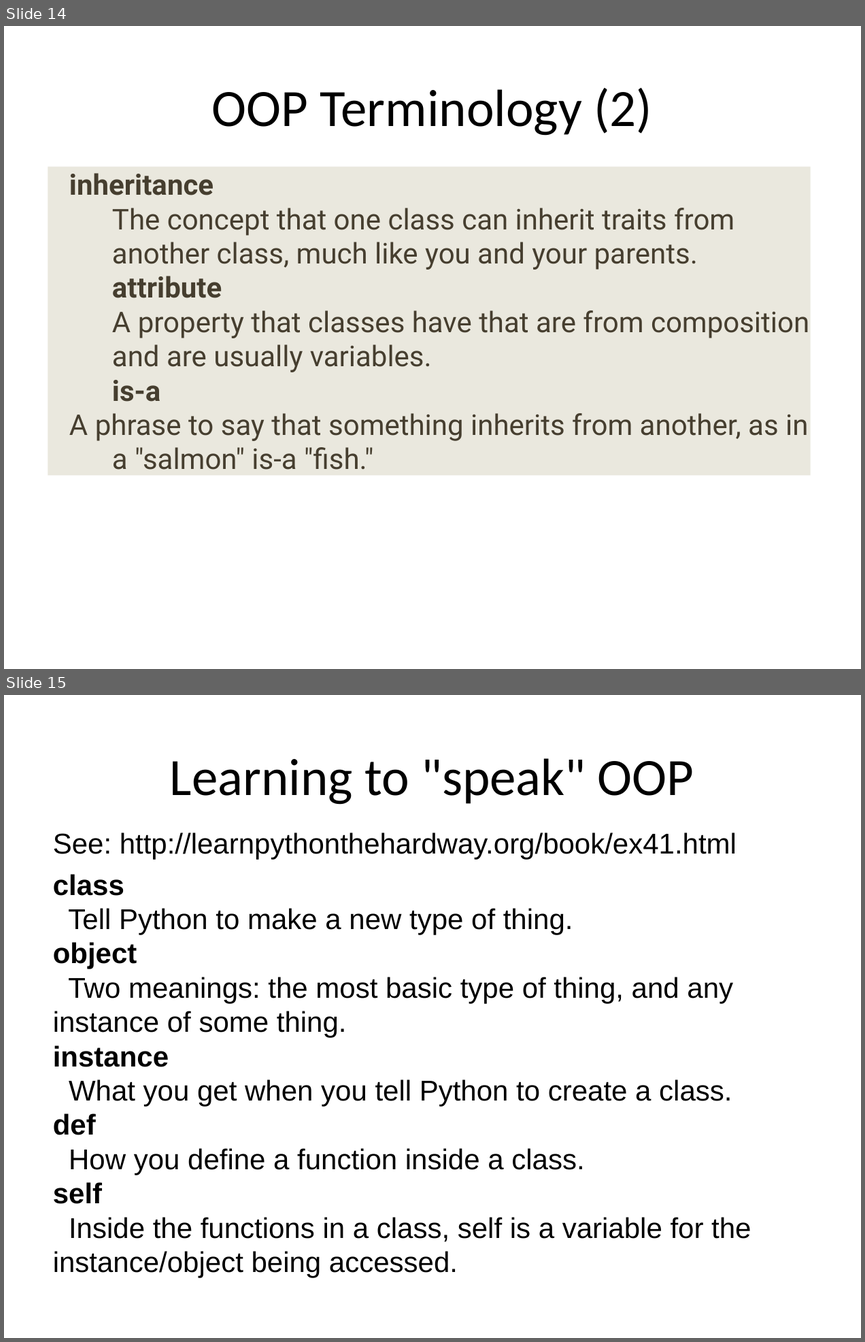
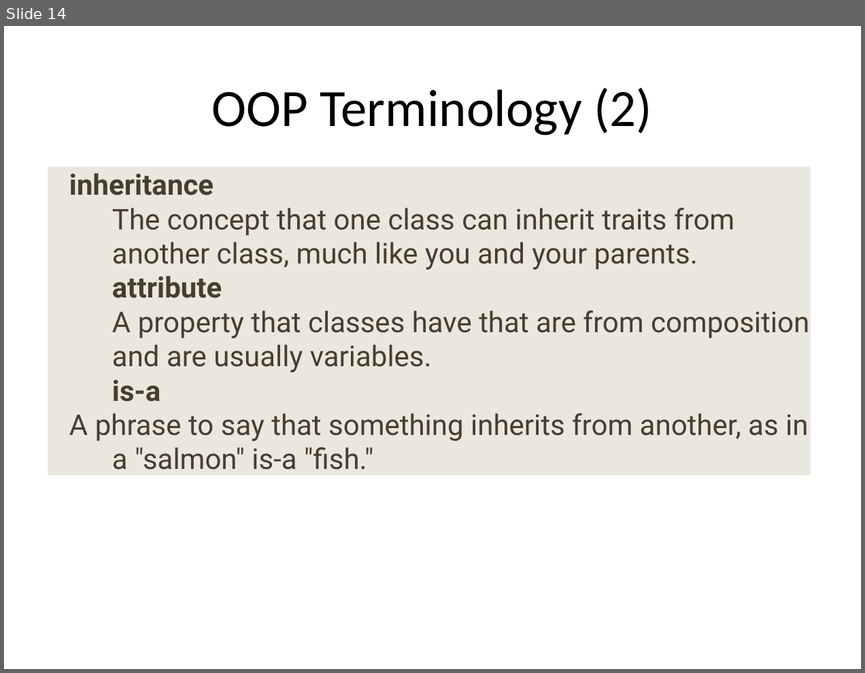
Before and after one commit to ncasuk/ncas-isc, a slide deck: python/presentations/learning_python/22_ceda-oop.ppt. Shown one above the other, each under a label of ours: slides 14 and 15 before the commit, slide 14 after it. The pictures are 865x1342 and 865x673 pixels, drawn with LibreOffice and Linux fonts; fonts in the diff are those of the drawing; background and template pictures are left out. Boxes give left, top, right and bottom in pixels: in the first picture for what was removed or moved away, otherwise in the second. Text is boxed around its words. In the diff, an @@ line names an element or a change of style, - is before the commit and + after.

```diff
--- a/python/presentations/learning_python/22_ceda-oop.ppt
+++ b/python/presentations/learning_python/22_ceda-oop.ppt
@@ slide 15 removed at (4, 695, 861, 1338), background #FFFFFF @@
@@ title removed at (170, 758, 694, 804) @@
-Learning to "speak" OOP
@@ text removed at (53, 832, 751, 1278) @@
-See: http://learnpythonthehardway.org/book/ex41.html
-class
-Tell Python to make a new type of thing.
-object
-Two meanings: the most basic type of thing, and any instance of some thing.
-instance
-What you get when you tell Python to create a class.
-def
-How you define a function inside a class.
-self
-Inside the functions in a class, self is a variable for the instance/object being accessed.
```
Also in this commit, not shown: 2 other slides removed, 12 other files.
